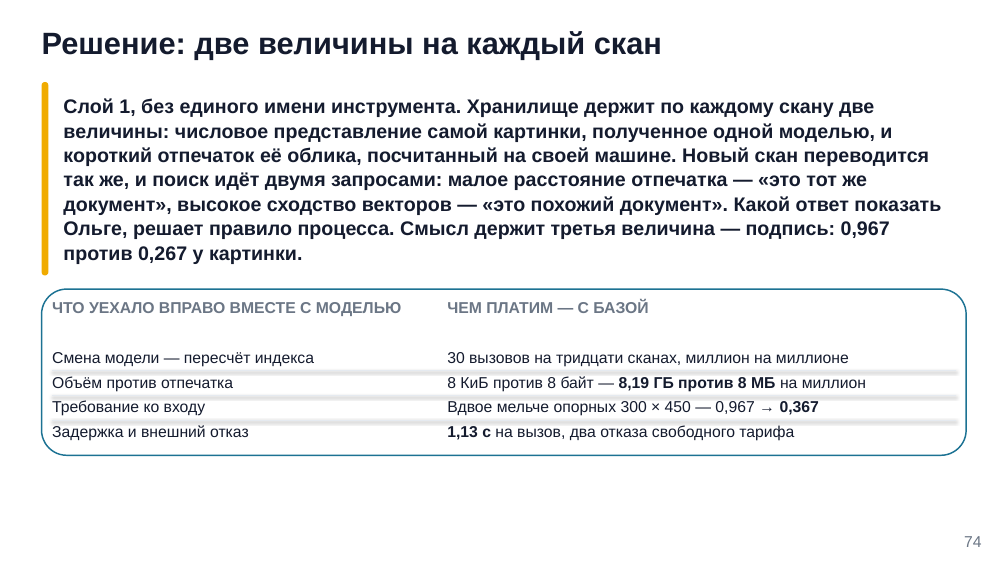
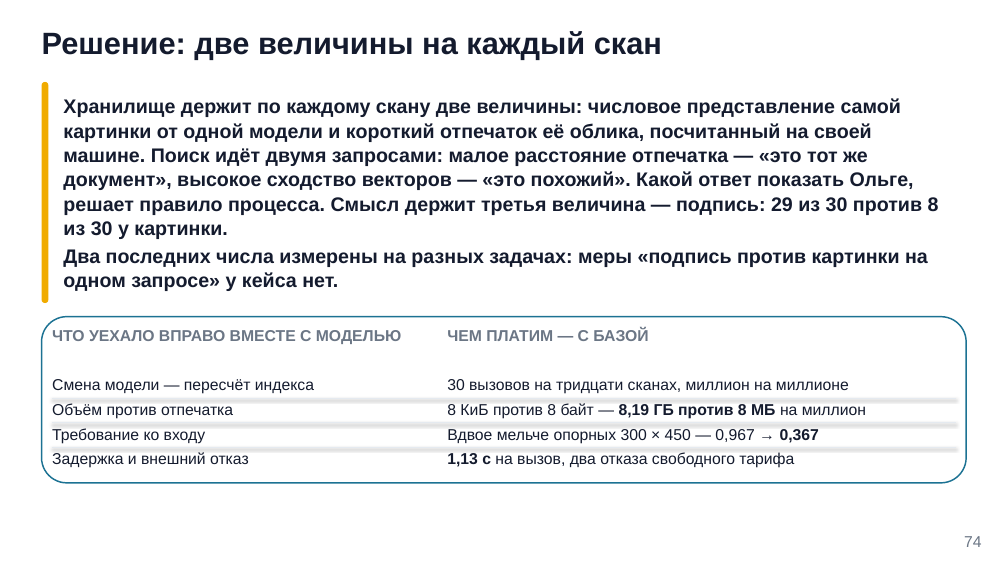
Before and after one commit to tellina-study/AI-usage-lessons, a slide deck: slide 74 of library/seminars/sem-10/rendered/sem-10.pptx. Drawn at 1008x567 pixels with LibreOffice and Linux fonts; fonts in the diff are those of the drawing. Boxes give left, top, right and bottom in pixels: in the first picture for what was removed or moved away, otherwise in the second. Text is boxed around its words. In the diff, an @@ line names an element or a change of style, - is before the commit and + after.

```diff
--- a/library/seminars/sem-10/rendered/sem-10.pptx
+++ b/library/seminars/sem-10/rendered/sem-10.pptx
@@ rounded rectangle: place and size @@
-rounded rectangle at box(42, 82, 48, 275)
+rounded rectangle at box(42, 82, 48, 302)
@@ text at box(63, 98, 939, 291): text changed @@
-Слой 1, без единого имени инструмента. Хранилище держит по каждому скану две величины: числовое представление самой картинки, полученное одной моделью, и короткий отпечаток её облика, посчитанный на своей машине. Новый скан переводится так же, и поиск идёт двумя запросами: малое расстояние отпечатка — «это тот же документ», высокое сходство векторов — «это похожий документ». Какой ответ показать Ольге, решает правило процесса. Смысл держит третья величина — подпись: 0,967 против 0,267 у картинки.
+Хранилище держит по каждому скану две величины: числовое представление самой картинки от одной модели и короткий отпечаток её облика, посчитанный на своей машине. Поиск идёт двумя запросами: малое расстояние отпечатка — «это тот же документ», высокое сходство векторов — «это похожий». Какой ответ показать Ольге, решает правило процесса. Смысл держит третья величина — подпись: 29 из 30 против 8 из 30 у картинки.
+Два последних числа измерены на разных задачах: меры «подпись против картинки на одном запросе» у кейса нет.
@@ 10 texts, 3 lines, 1 rounded rectangle: place and size @@
-10 texts, 3 lines, 1 rounded rectangle at box(42, 289, 966, 455)
+10 texts, 3 lines, 1 rounded rectangle at box(42, 317, 966, 483)
```
Also in this commit, not shown: 12 other slides changed, 1 slide added, 1 slide removed, 4 other files.
